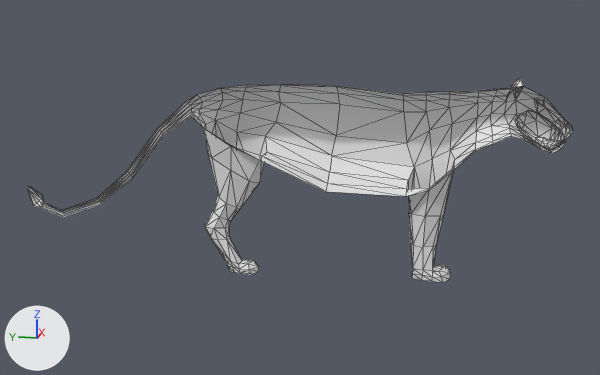
The glTF model assets/models/animals/lion/lion_female.glb, before and after one commit.
Camera for both pictures: a 50 mm lens placed at (-4.53, -0.49, 1.65), pointed at (0.01, 0.42, 0.51). Lighting does not change. The marker at lower left points along +X, +Y and +Z. Mesh edges are drawn as thin lines. Vertices at the same position are counted once.

The first picture shows 'lion_female'.
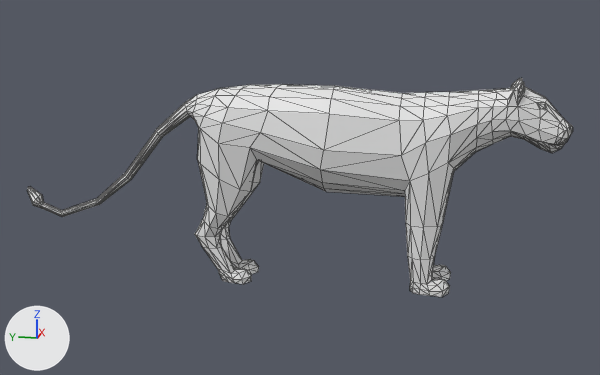
Boxes (x1, y1, x2, y2) around the edits, measured in the pictures (600 x 375 px):
'lion_female', reshaped (7% taller)
    before: (28, 78, 573, 283)
    after: (27, 78, 573, 297)
part 1 of me_plane_001, added
    after: (27, 82, 573, 297)

The change, as a diff of the scene's bpy script:
```diff
--- a/assets/models/animals/lion/lion_female.glb.py
+++ b/assets/models/animals/lion/lion_female.glb.py
@@ me_plane_001 @@
 # used by ob_lion_female; location = (0.0, 0.0, 0.0)
-me_plane_001.from_pydata(...)  # 399 vertices, 728 faces; spans x 0.0..0.22, y -1.05..2.12, z -0.04..1.16
+me_plane_001.from_pydata(...)  # 730 vertices, 1456 faces; spans x -0.22..0.22, y -1.05..2.12, z -0.04..1.16
+# me_plane_001 part 1: 331 vertices added at x -0.22..-0.01, y -1.04..2.12, z -0.04..1.16
```
